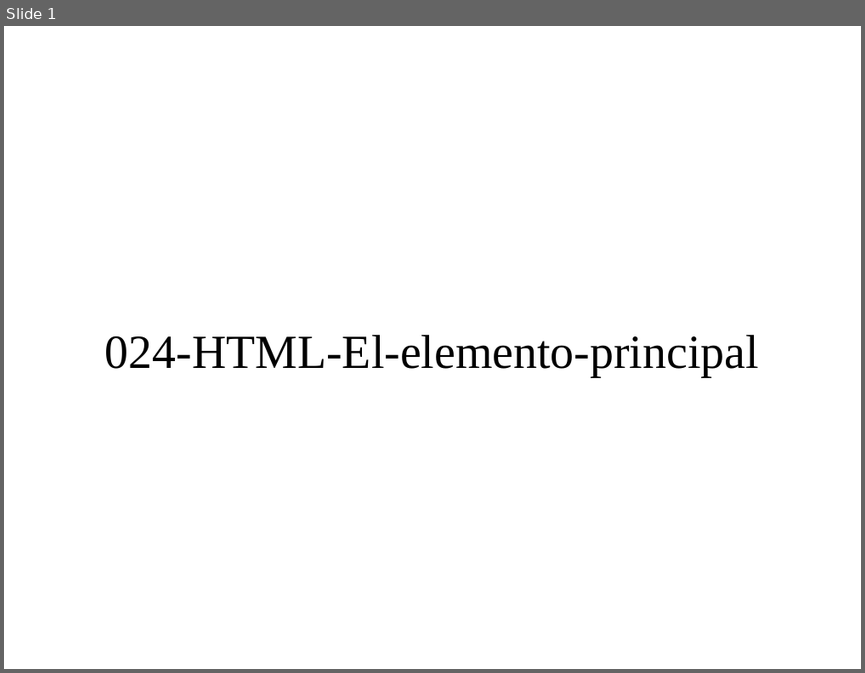
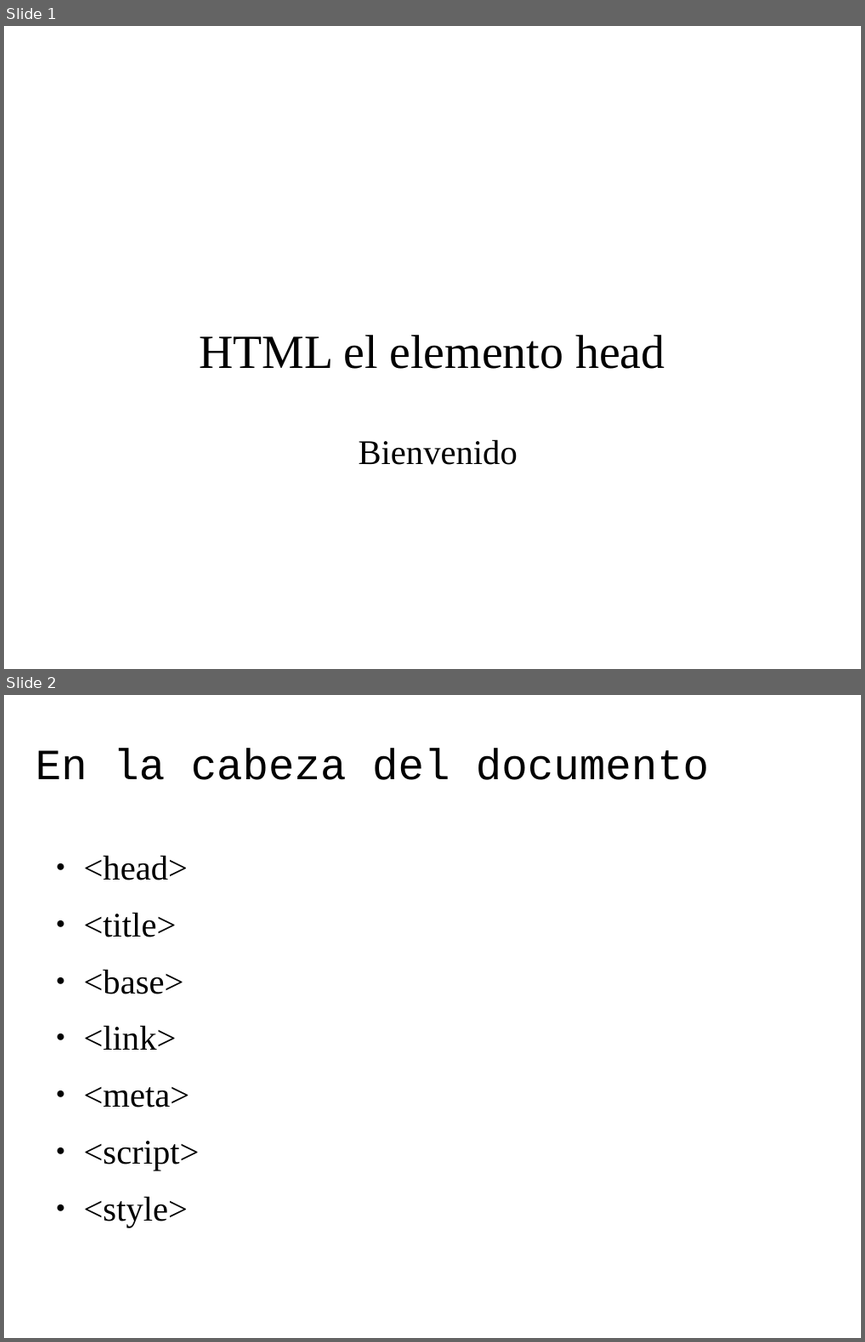
Before and after one commit to codefuncode/Curso-de-HTML-2020, a slide deck: 01-Tutorial-HTML/024-HTML-El-elemento-principal/024-HTML-El-elemento-principal.odp. Shown one above the other, each under a label of ours: slide 1 before the commit, slides 1 and 2 after it. The pictures are 865x673 and 865x1342 pixels, drawn with LibreOffice and Linux fonts; fonts in the diff are those of the drawing; background and template pictures are left out. Boxes give left, top, right and bottom in pixels: in the first picture for what was removed or moved away, otherwise in the second. Text is boxed around its words. In the diff, an @@ line names an element or a change of style, - is before the commit and + after.

```diff
--- a/01-Tutorial-HTML/024-HTML-El-elemento-principal/024-HTML-El-elemento-principal.odp
+++ b/01-Tutorial-HTML/024-HTML-El-elemento-principal/024-HTML-El-elemento-principal.odp
@@ slide 2 added at (4,695,861,1338), background picture (left out) @@
@@ title added at (35,748,709,780), 40 pt, text #000000 @@
+En la cabeza del documento
@@ text added at (84,855,200,1227), 32 pt, text #000000 @@
+● <head>
+● <title>
+● <base>
+● <link>
+● <meta>
+● <script>
+● <style>
@@ slide 1 changed as well @@
@@ title at (199,335,664,369): text changed @@
-024-HTML-El-elemento-principal
+HTML el elemento head
@@ text added at (358,439,517,465), 32 pt, text #000000 @@
+Bienvenido
```
Also in this commit, not shown: 5 other slides added, 4 slides removed, 7 other files.
